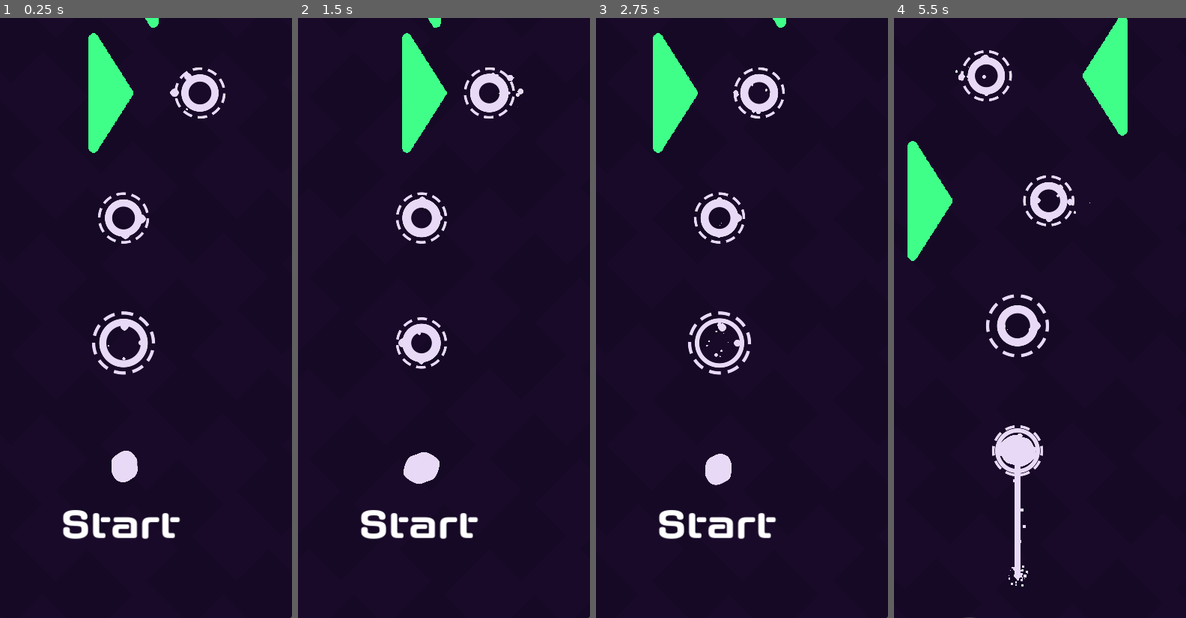
Above: before the commit, frames 1-4 (left to right).
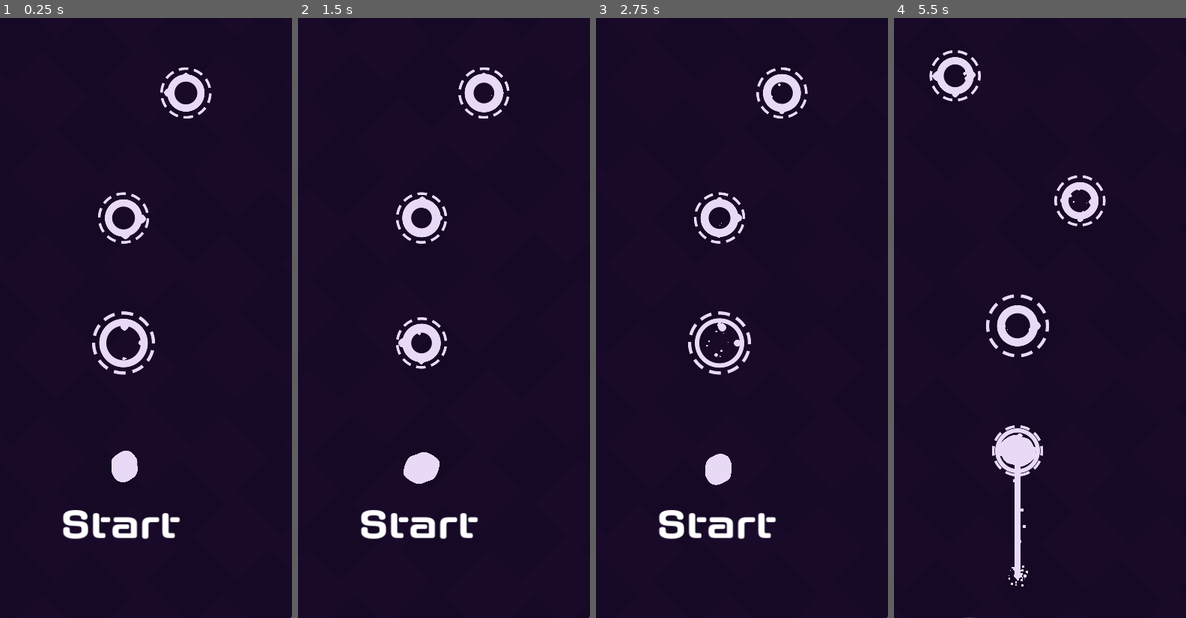
Above: after the commit, the same moments.

Repository: FrancoYudica/PathForger-GodotWildJam-04-2024
Game: Godot game, scene res://levels/level.tscn
Same seed, same stepped clock (60 frames per second), same inputs: the game is played once before the commit and once after it.
Inputs (mouse positions are in pixels of both pictures, inside the frame that each line leads up to):
- Up to frame 1 (0.25 s): no input
- Up to frame 2 (1.5 s): tap Enter (ui_accept) at 0.5, 0.77 s; move the mouse to (496, 288) at 0.52 s; press the mouse at (496, 288) at 0.53 s; hold D 0.53-1.28 s; move the mouse to (353, 348) at 1.27 s; release the mouse at (353, 348) at 1.28 s; hold S from 1.28 s (still down); tap F at 1.35 s
- Up to frame 3 (2.75 s): tap Enter (ui_accept) at 1.52 s; move the mouse to (753, 186) at 2.02 s; release S at 2.03 s; hold D from 2.03 s (still down); tap Space at 2.1 s
- Up to frame 4 (5.5 s): move the mouse to (1002, 438) at 2.77 s; release D at 2.78 s; hold W 2.78-3.53 s; click (1002, 438) at 2.85 s; tap Enter (ui_accept) at 3.02, 3.77, 4.52 s; move the mouse to (1118, 408) at 3.52 s; hold F 3.53-4.28 s; hold A 3.53-5.03 s; move the mouse to (917, 228) at 4.27 s; tap Space at 4.35 s; move the mouse to (1034, 318) at 5.02 s; press the mouse at (1034, 318) at 5.03 s; hold S from 5.03 s (still down)

The runs differ from the first frame. In frame 1, 2.8% of the frame differs, in the area x 30-78%, y 0-57%; in frame 2, 2.5%; in frame 3, 2.9%; in frame 4, 5.7%, in the area x 4-80%, y 0-41%.

Commit message:
Score adaptable segment generator

Diff:
--- a/entities/player/states/translate.gd
+++ b/entities/player/states/translate.gd
@@ -25,6 +25,7 @@
 func _translation_completed():
 	transition("idle")
 	player.current_hookable.reached()
+	player.score += 1
 
 func _state_process(_delta):
 	hook.head_global_position = player.current_hookable.get_intersection_point()
--- a/levels/GeneratorPicker.gd
+++ b/levels/GeneratorPicker.gd
@@ -9,5 +9,6 @@
 			_generators.append(child)
 
 func generate() -> LevelSegment:
-	var generator: SegmentGenerator = _generators.pick_random()
+	var enabled_generators = _generators.filter(func(generator): return generator.enabled)
+	var generator: SegmentGenerator = enabled_generators.pick_random()
 	return generator.generate()
--- a/levels/LevelBuilder.gd
+++ b/levels/LevelBuilder.gd
@@ -4,7 +4,6 @@
 @onready var level_generator: SegmentGenerator = $GeneratorPicker
 @onready var camera = $"../Camera2D"
 
-@export var level: Level
 @export var viewport_height = 960
 @export var dynamic_difficulty_curve: Curve
 
@@ -32,7 +31,6 @@
 
 func _add_segment(segment: LevelSegment):
 	add_child(segment)
-	segment.dynamic_difficulty = _calculate_current_dynamic_difficulty()
 	segment.position = _top_position
 	_top_position.y -= segment.segment_height + Globals.vertical_gap
 	_segments.append(segment)
@@ -52,8 +50,3 @@
 			# Removes segment when not visible
 			_segments.erase(segment)
 			remove_child(segment)
-
-
-## Returns the current dynamic difficulty based on score
-func _calculate_current_dynamic_difficulty() -> float:
-	return dynamic_difficulty_curve.sample(level.get_progress_normalized())
--- a/levels/LevelSegment.gd
+++ b/levels/LevelSegment.gd
@@ -1,7 +1,7 @@
 extends Node2D
 class_name LevelSegment
 
-@export_enum("Easy", "Medium", "Hard", "Super hard") var difficulty_enum_index = 0
+@export_enum("Easy", "Medium", "Hard", "Ultra") var difficulty_enum_index = 0
 
 @onready var level_changer: LevelChanger = $LevelChanger
 @onready var bottom_marker = $BottomMarker2D
@@ -15,9 +15,7 @@
 ## without adding any padding to the segment.
 var segment_height: float = 0.0
 
-var dynamic_difficulty: float:
-	set(value):
-		level_changer.dynamic_difficulty = value
+var dynamic_difficulty: float = 0.0
 
 func _ready():
 	# Maps difficulty to range [0, 1]
@@ -25,3 +23,5 @@
 
 	# Calculates segment height with markers
 	segment_height = absf(top_marker.position.y - bottom_marker.position.y)
+
+	level_changer.dynamic_difficulty = dynamic_difficulty
--- /dev/null
+++ b/levels/ScoreAdaptableSegmentGenerator.gd
@@ -0,0 +1,57 @@
+## Exports LevelSegment scenes and randomly picks one of them when generate is called
+extends SegmentGenerator
+
+@export var _level: Level
+@export var _dynamic_difficulty_curve: Curve
+@export var packed_easy_segments: Array[PackedScene] = []
+@export var packed_medium_segments: Array[PackedScene] = []
+@export var packed_hard_segments: Array[PackedScene] = []
+@export var packed_ultra_segments: Array[PackedScene] = []
+
+
+var _DIFFICULTY_TYPES_COUNT = 3
+
+func generate() -> LevelSegment:
+
+	# Adds random offset to progress
+	var progress_offset = (randf() * 2.0 - 1.0) / _DIFFICULTY_TYPES_COUNT
+
+	# Calculates progress as a combination of current level progress and the offset
+	var current_level_progress = _level.get_progress_normalized()
+	var progress = clampf(current_level_progress + progress_offset, 0.0, 1.0)
+
+	# Maps progress to [0, 1, 2, ..., _DIFFICULTY_TYPES_COUNT - 1]
+	var indexed_progress = clamp(
+		floori(progress * (_DIFFICULTY_TYPES_COUNT)),
+		0,
+		_DIFFICULTY_TYPES_COUNT - 1
+	)
+	# If _DIFFICULTY_TYPES_COUNT == 3, [0.00, 0.25, 0.50, 0.75]
+	var normalized_index = float(indexed_progress) / _DIFFICULTY_TYPES_COUNT
+
+	# Difficulty is calculated as the distance from the current progress to the difficulty type floating index -> [0.0, 1.0]
+	var dynamic_difficulty: float = (progress - normalized_index) * _DIFFICULTY_TYPES_COUNT
+	#print(str(indexed_progress) + "dynamic: %s" % dynamic_difficulty)
+
+	# Gets random level segment and instantiates
+	var packed_level_segment: PackedScene = _get_packed_scene_by_difficulty(indexed_progress)
+	var level_segment = packed_level_segment.instantiate()
+
+	# Sets dynamic difficulty sampled from the curve
+	level_segment.dynamic_difficulty = _dynamic_difficulty_curve.sample(dynamic_difficulty)
+	return level_segment
+
+func _get_packed_scene_by_difficulty(difficulty_index: int) -> PackedScene:
+	match difficulty_index:
+		0:
+			return packed_easy_segments.pick_random()
+		1:
+			return packed_medium_segments.pick_random()
+		2:
+			return packed_hard_segments.pick_random()
+		3:
+			return packed_ultra_segments.pick_random()
+
+		_:
+			assert(false, "Unimplemented difficulty")
+			return null
--- a/levels/SegmentGenerator.gd
+++ b/levels/SegmentGenerator.gd
@@ -1,5 +1,7 @@
 extends Node2D
 class_name SegmentGenerator
 
+@export var enabled: bool = true
+
 func generate() -> LevelSegment:
 	return null
--- a/levels/level.tscn
+++ b/levels/level.tscn
@@ -11,8 +11,21 @@
 [ext_resource type="Script" path="res://levels/GeneratorPicker.gd" id="11_2xxqe"]
 [ext_resource type="Script" path="res://levels/LevelBuilder.gd" id="11_gospp"]
 [ext_resource type="PackedScene" uid="uid://chfrjw0homh4i" path="res://levels/level_segments/scenes/2_hard/level_segment_hard_1.tscn" id="12_qlptm"]
+[ext_resource type="Script" path="res://levels/ScoreAdaptableSegmentGenerator.gd" id="13_5ur8j"]
 [ext_resource type="FontFile" uid="uid://babyeme2jhpvd" path="res://art/fonts/axaxax bd.otf" id="13_ftpfa"]
+[ext_resource type="PackedScene" uid="uid://bj4avtwsfjmws" path="res://levels/level_segments/scenes/0_easy/level_segment_easy_0.tscn" id="14_dmrme"]
 [ext_resource type="Script" path="res://levels/RandomSegmentGenerator.gd" id="14_m3m3h"]
+[ext_resource type="PackedScene" uid="uid://dgdt453qqqyc4" path="res://levels/level_segments/scenes/0_easy/level_segment_easy_1.tscn" id="15_k22q7"]
+[ext_resource type="PackedScene" uid="uid://c8d3p2i1oison" path="res://levels/level_segments/scenes/0_easy/level_segment_easy_2.tscn" id="16_1v06n"]
+[ext_resource type="PackedScene" uid="uid://c0p0xsp7afn1" path="res://levels/level_segments/scenes/1_medium/level_segment_medium_0.tscn" id="17_7r27j"]
+[ext_resource type="PackedScene" uid="uid://dn1be2dwh3cw6" path="res://levels/level_segments/scenes/1_medium/level_segment_medium_1.tscn" id="18_1ap4f"]
+[ext_resource type="PackedScene" uid="uid://d25wmm844qssb" path="res://levels/level_segments/scenes/1_medium/level_segment_medium_2.tscn" id="19_jhh6g"]
+[ext_resource type="PackedScene" uid="uid://il542qhl7xm2" path="res://levels/level_segments/scenes/1_medium/level_segment_medium_3.tscn" id="20_84o1w"]
+[ext_resource type="PackedScene" uid="uid://c82wtr3ee8lf6" path="res://levels/level_segments/scenes/1_medium/level_segment_medium_4.tscn" id="21_djbun"]
+[ext_resource type="PackedScene" uid="uid://cm5n87lswoumq" path="res://levels/level_segments/scenes/1_medium/level_segment_medium_5.tscn" id="22_ji6ly"]
+[ext_resource type="PackedScene" uid="uid://cc8e6v02u3ytk" path="res://levels/level_segments/scenes/1_medium/level_segment_medium_6.tscn" id="23_eg4or"]
+[ext_resource type="PackedScene" uid="uid://b6wwajndhf360" path="res://levels/level_segments/scenes/1_medium/level_segment_medium_7.tscn" id="24_twanf"]
+[ext_resource type="PackedScene" uid="uid://bunbxvh6hpdhy" path="res://levels/level_segments/scenes/2_hard/level_segment_hard_0.tscn" id="25_d33e2"]
 
 [sub_resource type="ShaderMaterial" id="ShaderMaterial_ehsn3"]
 shader = ExtResource("2_rql3e")
@@ -31,8 +44,13 @@
 _data = [Vector2(0, 0), 0.0, 1.35811, 0, 0, Vector2(1, 1), -0.0439181, 0.0, 0, 0]
 point_count = 2
 
+[sub_resource type="Curve" id="Curve_cgel7"]
+_data = [Vector2(0, 0), 0.0, 2.06044, 0, 0, Vector2(1, 1), 0.0, 0.0, 0, 0]
+point_count = 2
+
 [node name="Level" type="Node2D"]
 script = ExtResource("1_gbe2q")
+max_player_score = 100
 
 [node name="ParallaxBackground" type="ParallaxBackground" parent="."]
 
@@ -98,9 +116,8 @@
 tween_on_load = true
 inactive_update_mode = 0
 
-[node name="LevelBuilder" type="Node2D" parent="." node_paths=PackedStringArray("level")]
+[node name="LevelBuilder" type="Node2D" parent="."]
 script = ExtResource("11_gospp")
-level = NodePath("..")
 dynamic_difficulty_curve = SubResource("Curve_rtlm2")
 
 [node name="FirstPathNode" parent="LevelBuilder" instance=ExtResource("9_fy437")]
@@ -112,6 +129,15 @@
 [node name="RandomSegmentGenerator" type="Node2D" parent="LevelBuilder/GeneratorPicker"]
 script = ExtResource("14_m3m3h")
 packed_level_segments = Array[PackedScene]([ExtResource("12_qlptm")])
+enabled = false
+
+[node name="ScoreAdaptableSegmentGenerator" type="Node2D" parent="LevelBuilder/GeneratorPicker" node_paths=PackedStringArray("_level")]
+script = ExtResource("13_5ur8j")
+_level = NodePath("../../..")
+_dynamic_difficulty_curve = SubResource("Curve_cgel7")
+packed_easy_segments = Array[PackedScene]([ExtResource("14_dmrme"), ExtResource("15_k22q7"), ExtResource("16_1v06n")])
+packed_medium_segments = Array[PackedScene]([ExtResource("17_7r27j"), ExtResource("18_1ap4f"), ExtResource("19_jhh6g"), ExtResource("20_84o1w"), ExtResource("21_djbun"), ExtResource("22_ji6ly"), ExtResource("23_eg4or"), ExtResource("24_twanf")])
+packed_hard_segments = Array[PackedScene]([ExtResource("25_d33e2"), ExtResource("12_qlptm")])
 
 [node name="Label" type="Label" parent="."]
 offset_left = 170.0
Not shown: 1 places in levels/level.tscn that only renumber resources
